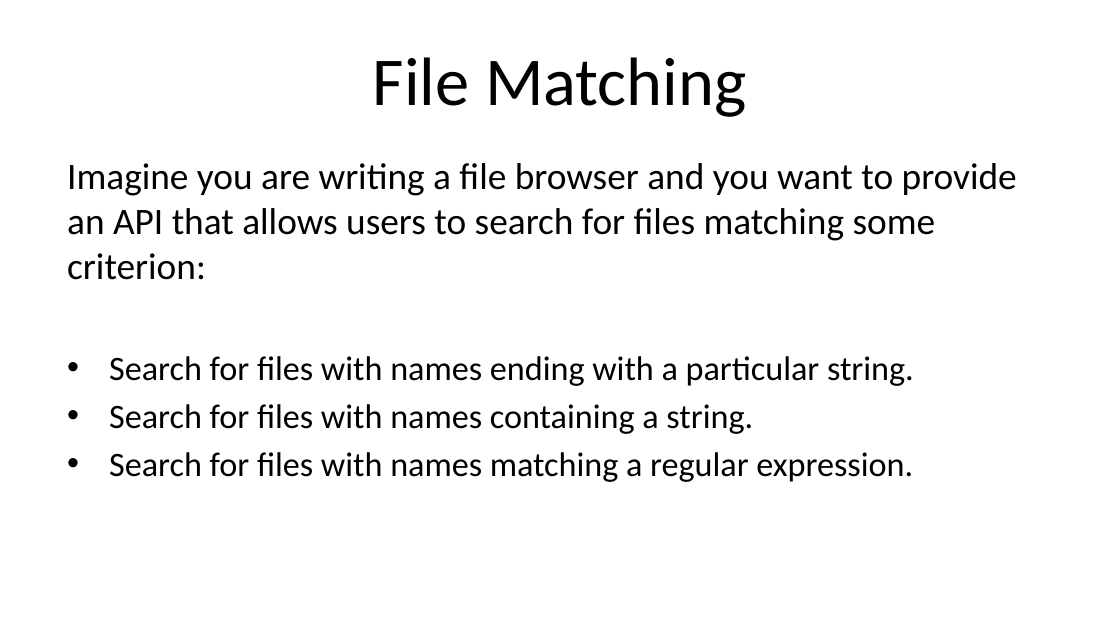
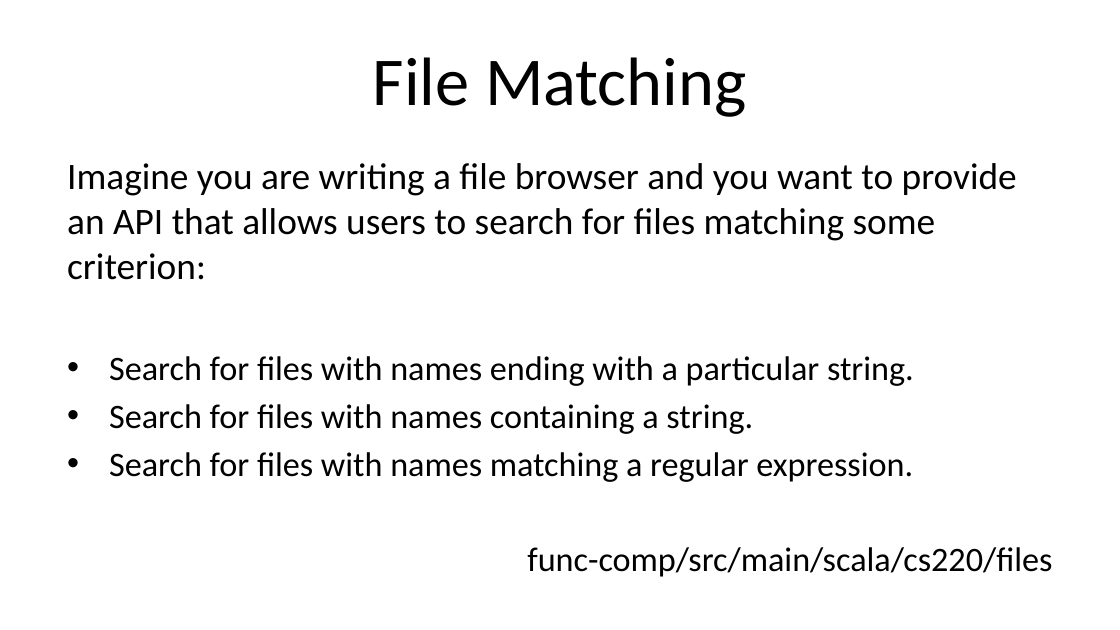
Before and after one commit to umass-cs-220/weekly-topic-control-abstraction, a slide deck: slide 23 of slides/control-abstraction.pptx. Drawn at 1120x630 pixels with LibreOffice and Linux fonts; fonts in the diff are those of the drawing; background and template pictures are left out. Boxes give left, top, right and bottom in pixels: in the first picture for what was removed or moved away, otherwise in the second. Text is boxed around its words. In the diff, an @@ line names an element or a change of style, - is before the commit and + after.

```diff
--- a/slides/control-abstraction.pptx
+++ b/slides/control-abstraction.pptx
@@ text at (527,547,1052,577): paragraph added @@
+func-comp/src/main/scala/cs220/files
```
Also in this commit, not shown: 16 slides added, 6 other files.
